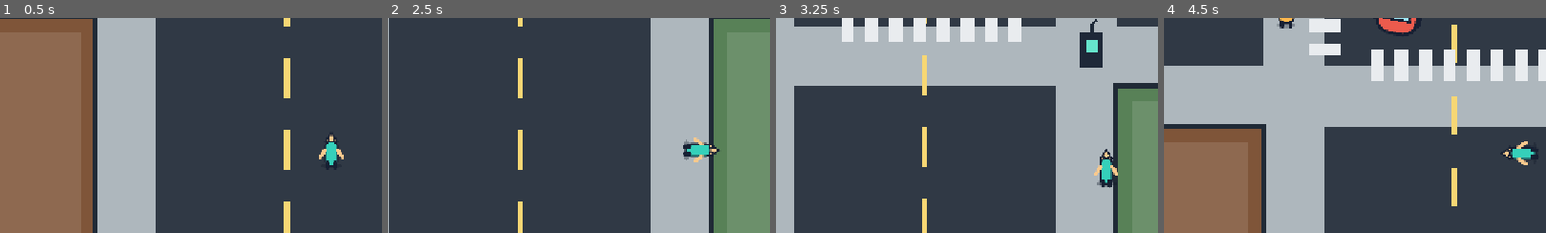
Above: before the commit, frames 1-4 (left to right).
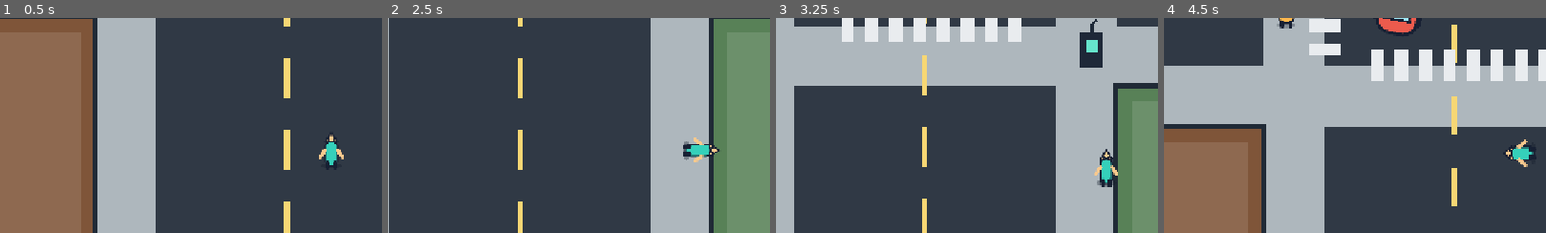
Above: after the commit, the same moments.

Repository: MiguelAlmeidaJ/Wildside
Game: Godot game, scene res://main.tscn
The game is run twice, just before and just after one commit, with the same random seed, the same clock (stepped at 60 frames per second) and the same inputs.
Inputs (mouse positions are % of the whole screen's width and height, from its top left):
- Up to frame 1 (0.5 s): no input
- Up to frame 2 (2.5 s): move the mouse to (72, 45) at 0.52 s; hold D (move_right) 0.53-1.28 s; hold F (attack, bound only after the commit) 0.53-1.28 s; click (72, 45) at 0.67 s; move the mouse to (30, 55) at 1.27 s; hold Space (brake) 1.28-2.03 s; tap Q (capture) at 1.35 s; tap F (attack, bound only after the commit) at 1.55, 2.3 s; move the mouse to (60, 28) at 2.02 s; hold D (move_right) from 2.03 s (still down); hold E (interact) from 2.03 s (still down)
- Up to frame 3 (3.25 s): move the mouse to (45, 70) at 2.77 s; release D (move_right) at 2.78 s; release E (interact) at 2.78 s; hold W (move_up) from 2.78 s (still down); tap Shift (run) at 2.85 s; click (45, 70) at 2.92 s; tap F (attack, bound only after the commit) at 3.05 s
- Up to frame 4 (4.5 s): move the mouse to (80, 65) at 3.52 s; release W (move_up) at 3.53 s; hold F (attack, bound only after the commit) 3.53-4.28 s; hold A (move_left) from 3.53 s (still down); move the mouse to (20, 35) at 4.27 s; tap F (attack, bound only after the commit) at 4.35 s
The pictures show only the part of the screen within x 7-57%, y 18-68%; the shares and areas given below are measured in that part.

Frame 1 is identical in both runs. In frame 2, less than 0.1% of the frame differs, in the area x 77-87%, y 56-68%; in frame 3, less than 0.1%; in frame 4, 0.2%, in the area x 88-98%, y 56-70%.

Commit message:
Add attack input and bump prototype to 0.3

Diff:
--- a/project.godot
+++ b/project.godot
@@ -15,7 +15,7 @@
 [application]
 
 config/name="Wildside"
-config/version="0.2.0"
+config/version="0.3.0"
 run/main_scene="res://main.tscn"
 config/features=PackedStringArray("4.7")
 config/icon="res://assets/ui/icon.svg"
@@ -77,6 +77,11 @@
 "events": [Object(InputEventKey,"resource_local_to_scene":false,"resource_name":"","device":16,"window_id":0,"alt_press …(190 unchanged characters)…
 ]
 }
+attack={
+"deadzone": 0.2,
+"events": [Object(InputEventKey,"resource_local_to_scene":false,"resource_name":"","device":16,"window_id":0,"alt_pressed":false,"shift_pressed":false,"ctrl_pressed":false,"meta_pressed":false,"pressed":false,"keycode":0,"physical_keycode":70,"key_label":0,"unicode":0,"location":0,"echo":false,"script":null)
+]
+}
 brake={
 "deadzone": 0.2,
 "events": [Object(InputEventKey,"resource_local_to_scene":false,"resource_name":"","device":16,"window_id":0,"alt_press …(190 unchanged characters)…
